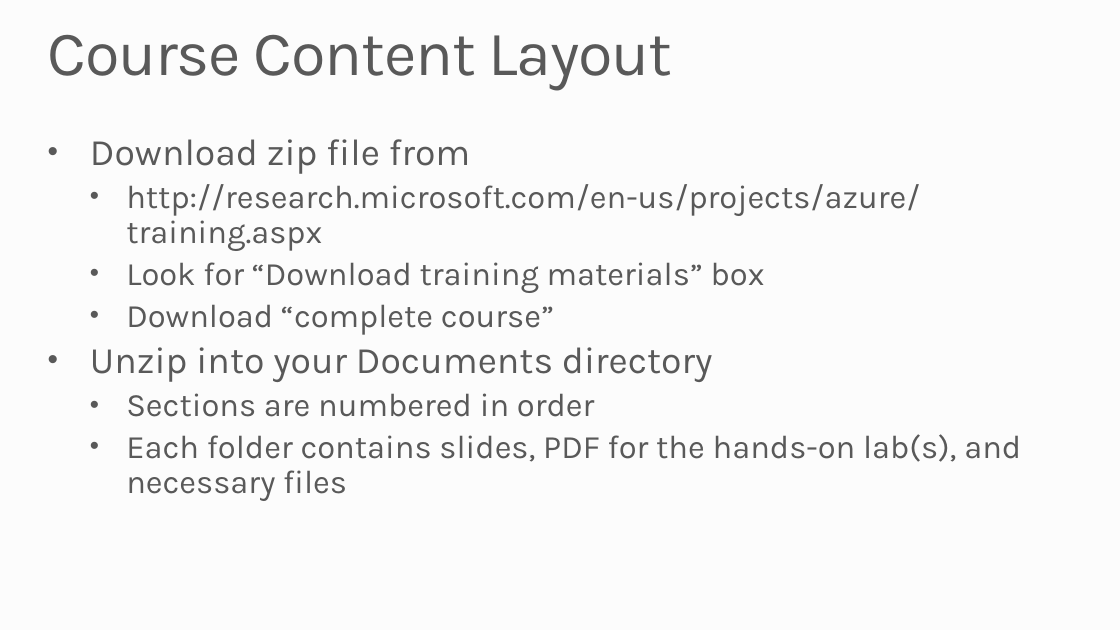
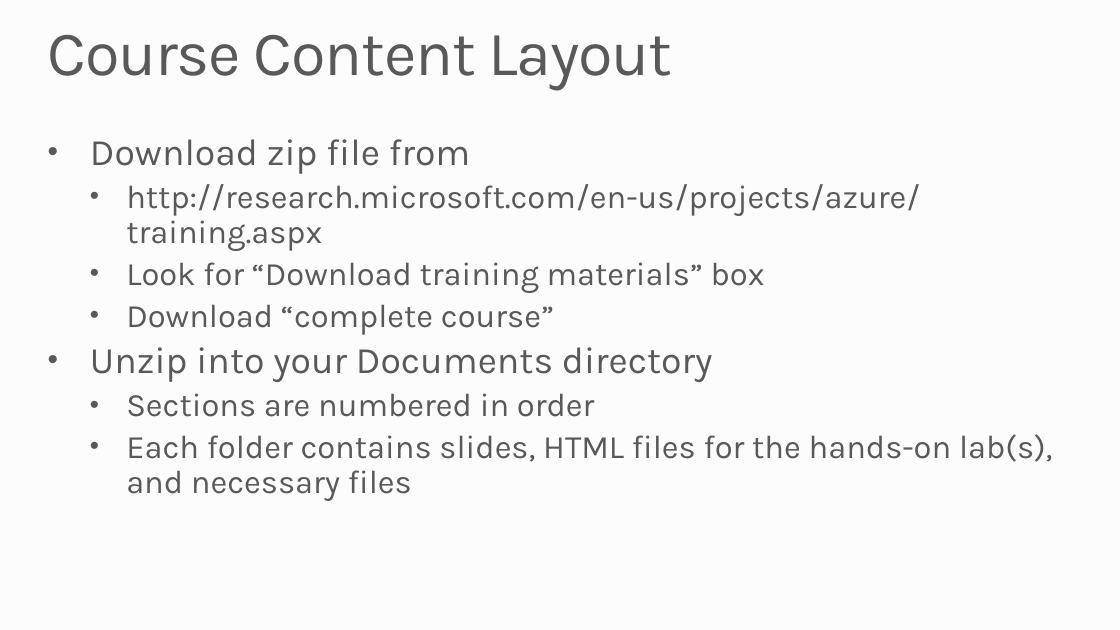
Before and after one commit to MSRConnections/Azure-training-course, a slide deck: slide 5 of Content/Introduction/Training Introduction.pptx. Drawn at 1120x630 pixels with LibreOffice and Linux fonts; fonts in the diff are those of the drawing; background and template pictures are left out. Boxes give left, top, right and bottom in pixels: in the first picture for what was removed or moved away, otherwise in the second. Text is boxed around its words. In the diff, an @@ line names an element or a change of style, - is before the commit and + after.

```diff
--- a/Content/Introduction/Training Introduction.pptx
+++ b/Content/Introduction/Training Introduction.pptx
@@ text at (126,434,1053,494): text changed @@
-  • Each folder contains slides, PDF for the hands-on lab(s), and necessary files
+  • Each folder contains slides, HTML files for the hands-on lab(s), and necessary files
```
Also in this commit, not shown: 1 other slide changed, 30 other files.
